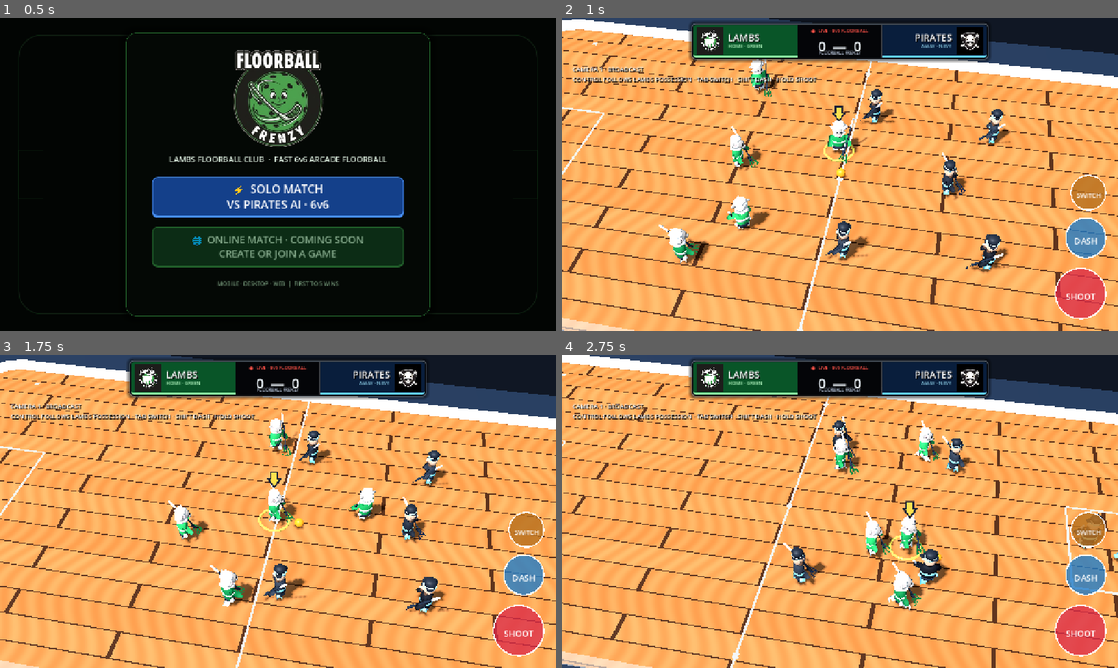
Above: before the commit, frames 1-4 (two rows, left to right).
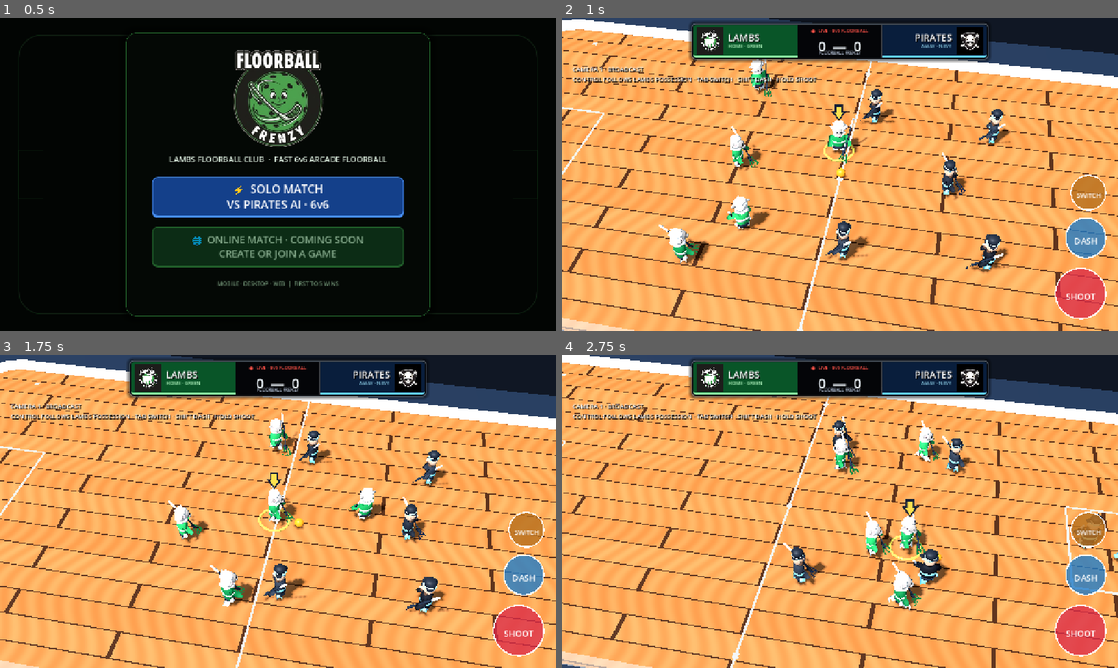
Above: after the commit, the same moments.

Repository: dylanwatsonsoftware/floorball-frenzy-3d
Game: Godot game, scene res://scenes/app/main.tscn
Same seed, same stepped clock (60 frames per second), same inputs: the game is played once before the commit and once after it.
Inputs (mouse positions are in pixels of both pictures, inside the frame that each line leads up to):
- Up to frame 1 (0.5 s): no input
- Up to frame 2 (1 s): click "⚡ SOLO MATCH VS PIRATES AI · …" at 0.5 s
- Up to frame 3 (1.75 s): tap Enter at 1.25 s; move the mouse to (400, 495) at 1.27 s; hold D (move_right) from 1.28 s (still down); hold Space (shoot) from 1.28 s (still down); tap Shift (dash) at 1.35 s; click (400, 495) at 1.42 s
- Up to frame 4 (2.75 s): release D (move_right) at 2 s; release Space (shoot) at 2 s; drag from (728, 527) to (812, 574) at 2.02 s

Frame 1 is identical in both runs. In frame 2, less than 0.1% of the frame differs, in the area x 48-52%, y 27-33%; in frame 3, less than 0.1%; in frame 4, less than 0.1%, in the area x 61-65%, y 46-53%.
Error before the commit: Cannot call method 'call' on a null value. (res://scripts/gameplay/ball_controller.gd:176)

Commit message:
fix: resume gameplay cleanly after solo menu

Diff:
--- a/scripts/gameplay/ball_controller.gd
+++ b/scripts/gameplay/ball_controller.gd
@@ -167,11 +167,11 @@
 	elif Input.is_action_just_released("shoot"):
 		_charge_cancelled_until_release = false
 		_hide_aim_arrow()
-		if _charge_seconds > 0.0:
+		if _charge_seconds > 0.0 and _slap_actor != null:
 			var facing: Vector3 = _slap_actor.call("get_facing_direction")
 			_release_charged_slap(Vector2(facing.x, facing.z), _charge_seconds / MAX_CHARGE_SECONDS)
 		_charge_seconds = 0.0
-		if _slap_elapsed < 0.0:
+		if _slap_elapsed < 0.0 and _slap_actor != null:
 			_clear_charge_feedback()
 			_slap_actor.call("set_stick_slap_angle", 0.0)
 	elif not Input.is_action_pressed("shoot"):
--- a/scripts/presentation/main_menu.gd
+++ b/scripts/presentation/main_menu.gd
@@ -23,8 +23,6 @@
 	var ball := _arena.get_node_or_null("Ball")
 	if ball != null and ball.has_method("reset_for_faceoff"):
 		ball.call("reset_for_faceoff")
-	Input.action_release("shoot")
-	Input.action_release("dash")
 
 
 func _set_gameplay_enabled(enabled: bool) -> void:
--- a/tests/main_menu_test.gd
+++ b/tests/main_menu_test.gd
@@ -29,9 +29,30 @@
 	if solo_button.disabled:
 		fail("Solo Match must be the active path into the current 6v6 game")
 		return
+	menu.call("_set_gameplay_enabled", false)
 	menu.call("start_solo_match")
+	if Input.is_action_just_released("shoot") or Input.is_action_just_released("dash"):
+		fail("Starting Solo must not synthesize gameplay release edges before the first resumed physics frame")
+		return
 	if menu.visible or not (scene.get_node("HUD") as CanvasLayer).visible:
 		fail("Starting a solo match must dismiss the menu and reveal the gameplay HUD")
+		return
+	var ball := scene.get_node("Arena/Ball")
+	if not ball.is_physics_processing():
+		fail("Starting Solo after the menu freeze must resume ball physics")
+		return
+	for actor in scene.get_node("Arena").call("get_field_players"):
+		if not actor.is_physics_processing():
+			fail("Starting Solo must resume every player controller; frozen actor=%s mode=%s" % [actor.name, actor.process_mode])
+			return
+	var player := scene.get_node("Arena/Player") as CharacterBody3D
+	var start_position := player.position
+	Input.action_press("move_right")
+	for frame in 8:
+		await physics_frame
+	Input.action_release("move_right")
+	if player.position.distance_to(start_position) < 0.08:
+		fail("The resumed Solo match must advance real player physics after leaving the menu")
 		return
 	print("Responsive original-style main menu is valid.")
 	scene.queue_free()
